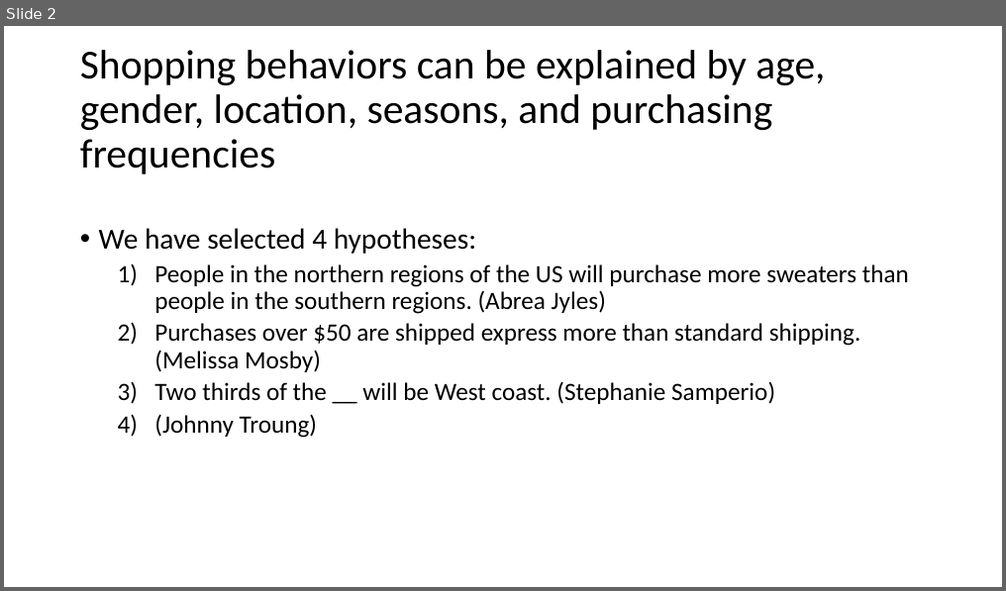
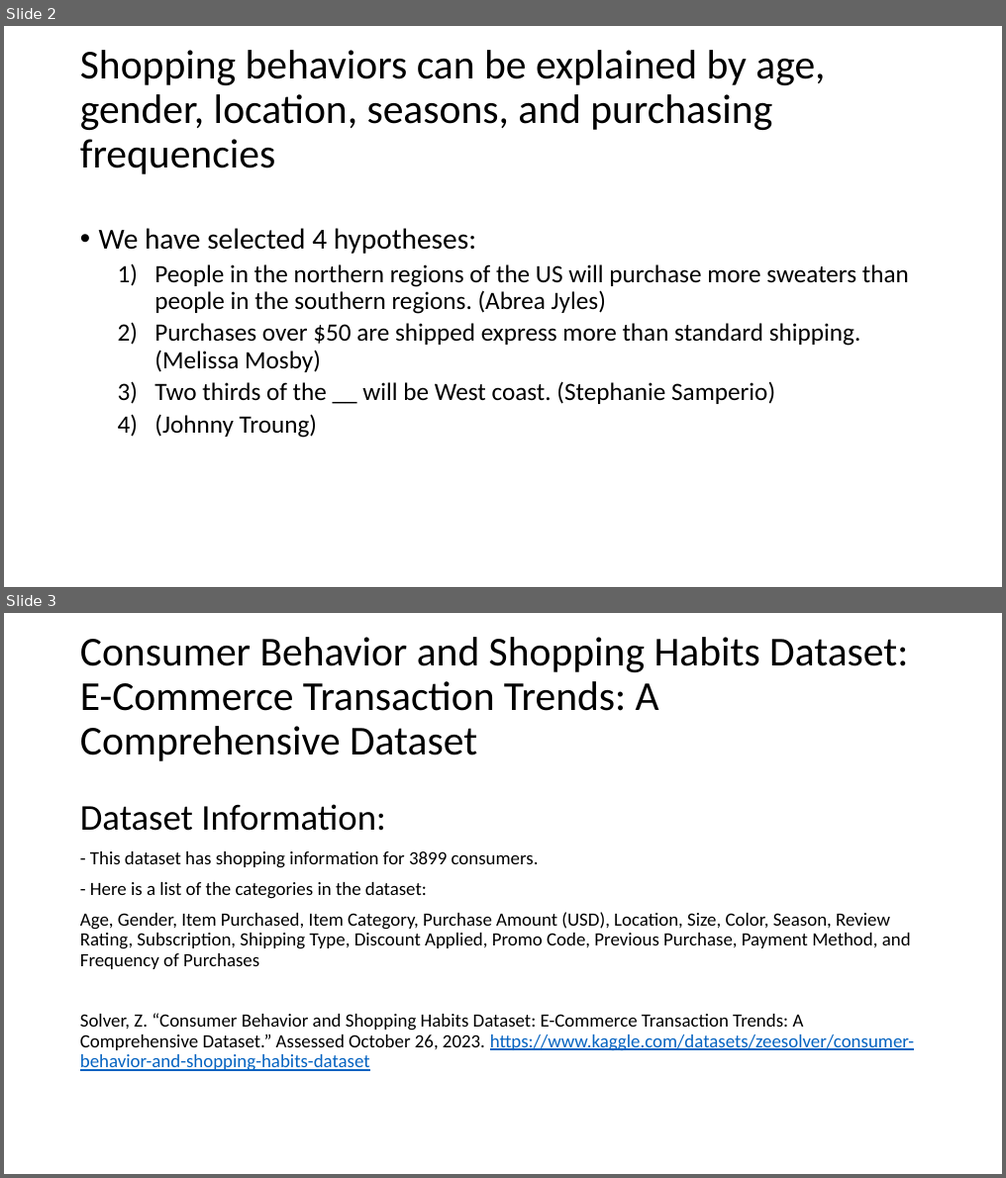
Before and after one commit to stephanieesamperio/project-1, a slide deck: Project 1 Presentation.pptx. Shown one above the other, each under a label of ours: slide 2 before the commit, slides 2 and 3 after it. The pictures are 1006x591 and 1006x1178 pixels, drawn with LibreOffice and Linux fonts; fonts in the diff are those of the drawing. Boxes give left, top, right and bottom in pixels: in the first picture for what was removed or moved away, otherwise in the second. Text is boxed around its words. In the diff, an @@ line names an element or a change of style, - is before the commit and + after.

```diff
--- a/Project 1 Presentation.pptx
+++ b/Project 1 Presentation.pptx
@@ slide 3 added at [4, 613, 1002, 1174], background #FFFFFF @@
@@ title added at [80, 637, 908, 761], 39.6 pt, text #000000 @@
+Consumer Behavior and Shopping Habits Dataset: E-Commerce Transaction Trends: A Comprehensive Dataset
@@ text added at [80, 804, 914, 1071], 18 pt, text #000000 @@
+Dataset Information:
+- This dataset has shopping information for 3899 consumers.
+- Here is a list of the categories in the dataset:
+Age, Gender, Item Purchased, Item Category, Purchase Amount (USD), Location, Size, Color, Season, Review Rating, Subscription, Shipping Type, Discount Applied, Promo Code, Previous Purchase, Payment Method, and Frequency of Purchases
+Solver, Z. “Consumer Behavior and Shopping Habits Dataset: E-Commerce Transaction Trends: A Comprehensive Dataset.” Assessed October 26, 2023. https://www.kaggle.com/datasets/zeesolver/consumer-behavior-and-shopping-habits-dataset
```
